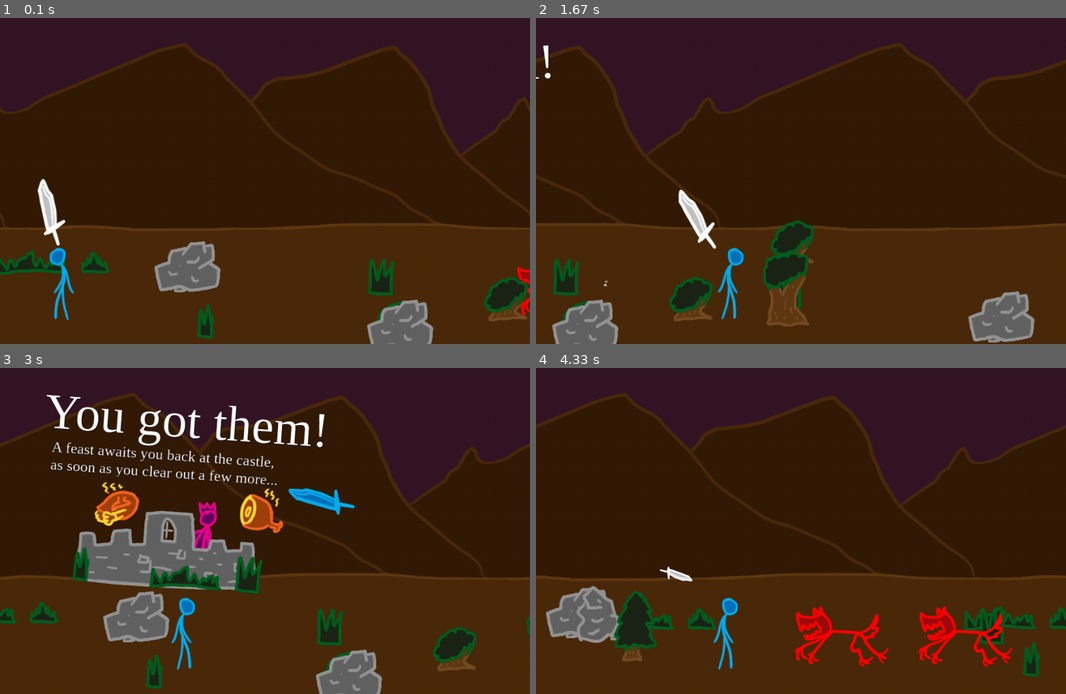
Above: before the commit, frames 1-4 (two rows, left to right).
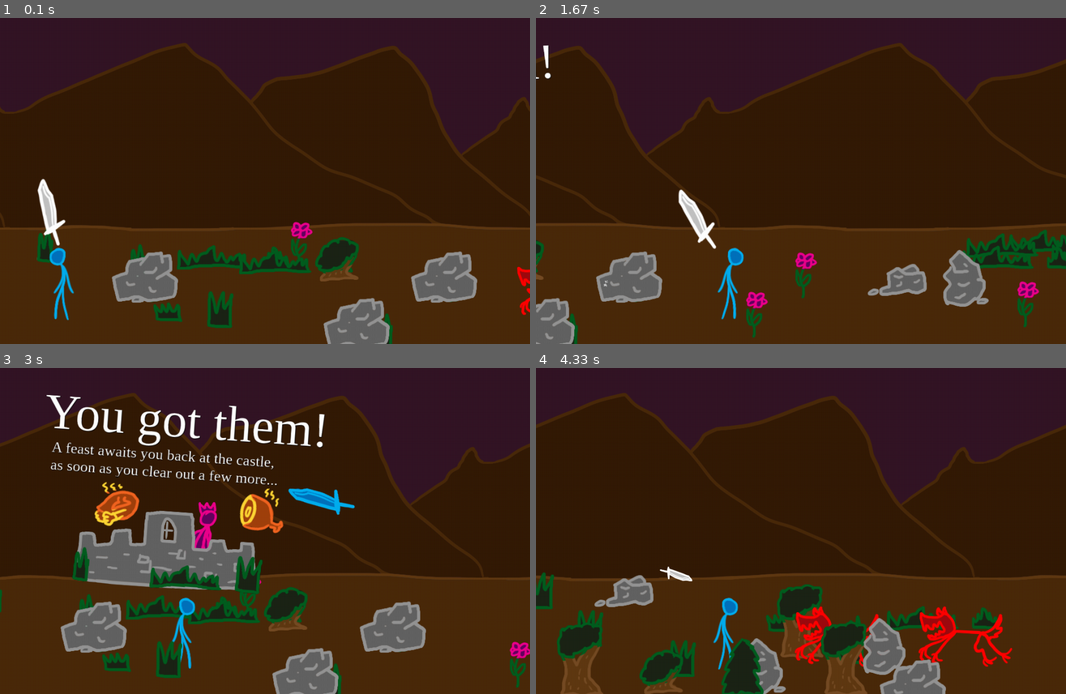
Above: after the commit, the same moments.

Repository: Atomotron/Learning-Pygame
Game: pygame game, started from examples/4_sprite_class.py
The game is run twice, just before and just after one commit, with the same random seed, the same clock (stepped at 60 frames per second) and the same inputs.
Inputs (mouse positions are in pixels of both pictures, inside the frame that each line leads up to):
- Up to frame 1 (0.1 s): no input
- Up to frame 2 (1.67 s): click (801, 145) at 0.38 s; hold Right 0.67-1.13 s; hold D 0.67-1.13 s; click (970, 135) at 0.75 s; hold Right 1.17-1.63 s; hold D 1.17-1.63 s; click (673, 148) at 1.25 s
- Up to frame 3 (3 s): hold Left 1.67-2.2 s; hold A 1.67-2.2 s; click (100, 436) at 1.75 s; hold Left 2.23-2.63 s; hold A 2.23-2.63 s; click (outside the picture) at 2.32 s; hold Right from 2.67 s (still down); hold D from 2.67 s (still down); click (328, 531) at 2.75 s
- Up to frame 4 (4.33 s): release Right at 3.3 s; release D at 3.3 s; hold Left 3.33-3.8 s; hold A 3.33-3.8 s; click (outside the picture) at 3.42 s; hold Right 3.83-4.3 s; hold D 3.83-4.3 s; click (610, 485) at 3.92 s

The runs differ from the first frame. In frame 1, 11% of the frame differs, in the area x 0-100%, y 62-100%; in frame 2, 12%; in frame 3, 11%; in frame 4, 13%.

Commit message:
Added wall

Diff:
--- a/examples/4_sprite_class.py
+++ b/examples/4_sprite_class.py
@@ -115,12 +115,18 @@
         self.difficulty = difficulty
         self.background = random.choice(self.backgrounds)
         self.camera = np.array((0,0),dtype=np.float_)
+        Sprite(
+            self,
+            spritesheet,
+            source_rects['castle'],
+            (-240,650),
+        )
         for i in range(0,100):
             Sprite(
                 self,
                 spritesheet,
                 source_rects[random.choice(BACKGROUND_SPRITES)],
-                (random.uniform(-10000,10000),random.uniform(550,730)),
+                (random.uniform(-1000,10000),random.uniform(550,730)),
             )
         Player(world,(100,650))
         for i in range(10,difficulty+10):
@@ -267,7 +273,7 @@
             if pressed[K_RIGHT] or pressed[K_d]:
                 self.pos[0] += dt*PLAYER_SPEED
                 self.mirrored = True
-            if pressed[K_LEFT] or pressed[K_a]:
+            if pressed[K_LEFT] or pressed[K_a] and self.pos[0] > -10:
                 self.pos[0] -= dt*PLAYER_SPEED
                 self.mirrored = False
         else:
@@ -284,7 +290,6 @@
     def throw_sword_at(self,screen_pos):
         screen_pos = np.array(screen_pos,dtype=np.float_)
         target_pos = self.world.camera + screen_pos
-
         Sword(self.world,target_pos,(0,-2.5))
 
 class Werewolf(Sprite):
@@ -335,6 +340,10 @@
         self.pos += dt*self.vel
         self.vel += dt*GRAVITY
         super().tick(dt)
+        if self.pos[0]-world.camera[0] > world.background.get_width():
+            self.vel[0] *= -1
+        if self.pos[0]-world.camera[0] < 0:
+            self.vel[0] *= -1
         if self.pos[1] > 800:
             world.things.remove(self)
             world.actors.remove(self)
@@ -369,7 +378,7 @@
         else:
             self.theta = -(self.launch_angle / (2*math.pi) * 360) + 130
     def launch(self):
-        if self.loading:
+        if self.loading or self.player.dead:
             return
         schwing.play()
         vel = np.array((math.cos(self.launch_angle),math.sin(self.launch_angle)))*SWORD_VELOCITY
